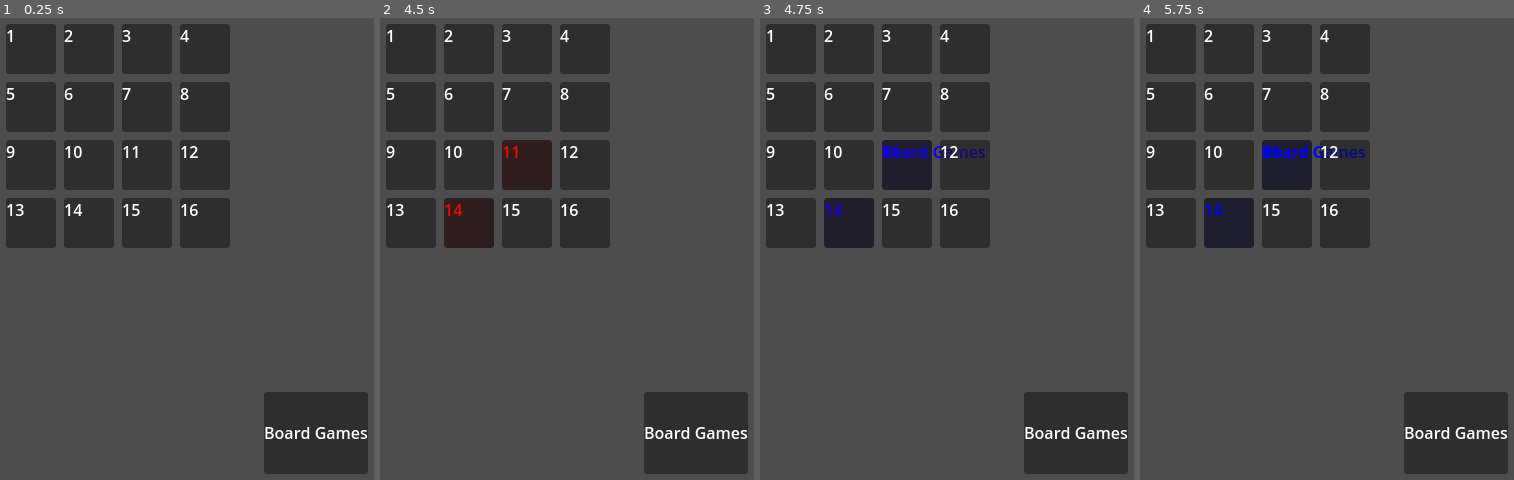
Above: before the commit, frames 1-4 (left to right).
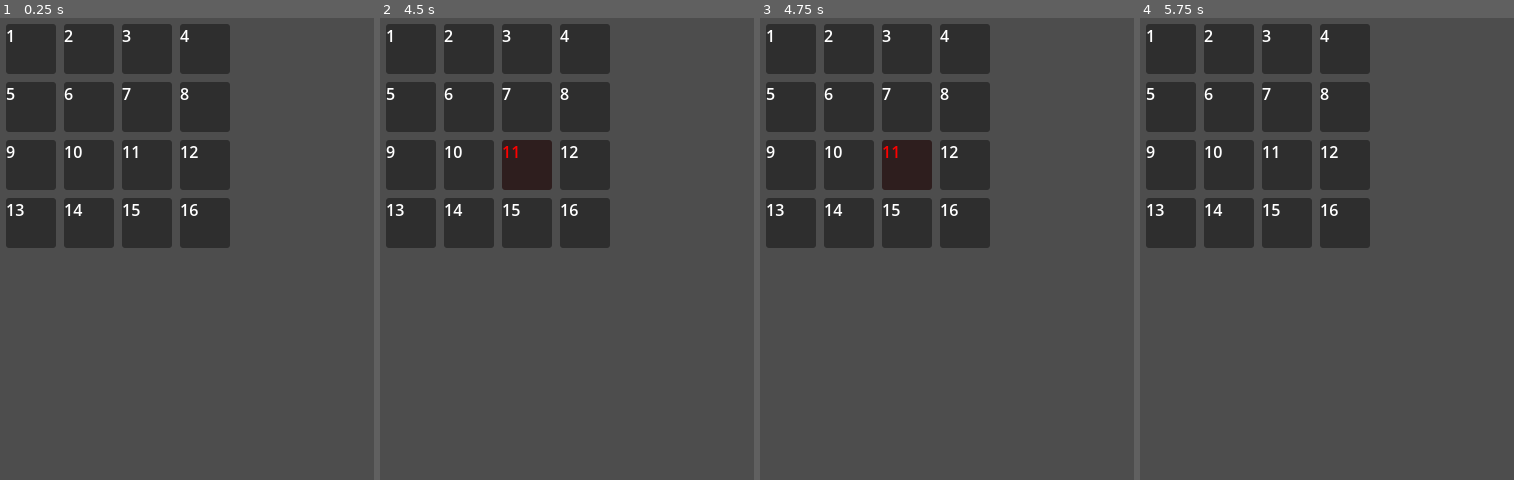
Above: after the commit, the same moments.

Repository: hardtrip-jpg/together-we-grow
Game: Godot game, scene res://schedule/schedule.tscn
Same seed, same stepped clock (60 frames per second), same inputs: the game is played once before the commit and once after it.
Inputs (mouse positions are in pixels of both pictures, inside the frame that each line leads up to):
- Up to frame 1 (0.25 s): no input
- Up to frame 2 (4.5 s): tap Enter (ui_accept) at 0.5, 1.52, 1.55, 1.82, 2, 3.02, 3.05, 3.32, 3.5 s; move the mouse to (outside the picture) at 0.52 s; hold Up 0.53-1.28 s; hold Enter (ui_accept) 0.53-1.28 s; move the mouse to (567, 276) at 1.27 s; hold Down 1.28-2.03 s; tap Tab at 1.35, 2.85, 4.35 s; move the mouse to (outside the picture) at 2.02 s; hold Enter (ui_accept) 2.03-2.78 s; hold Up 2.03-3.53 s; move the mouse to (664, 350) at 2.77 s; move the mouse to (outside the picture) at 3.52 s; hold Enter (ui_accept) 3.53-4.28 s; hold Down from 3.53 s (still down); move the mouse to (503, 179) at 4.27 s
- Up to frame 3 (4.75 s): keep holding Down; tap Enter (ui_accept) at 4.52, 4.55 s
- Up to frame 4 (5.75 s): keep holding Down; tap Enter (ui_accept) at 4.82 s; move the mouse to (1487, 253) at 5.02 s; hold Enter (ui_accept) from 5.03 s (still down)

The runs differ from the first frame. In frame 1, 4.9% of the frame differs, in the area x 70-99%, y 80-99%; in frame 2, 4.9%; in frame 3, 5.3%; in frame 4, 5.3%, in the area x 17-99%, y 27-99%.

Commit message:
gotta make big state

Diff:
--- a/schedule/schedule_manager.gd
+++ b/schedule/schedule_manager.gd
@@ -10,13 +10,11 @@
 var all_slots := []
 var can_activate := []
 
-var test : ScheduleItem
+var selected : ScheduleItem
 
 
 func _ready() -> void:
 	Console.add_command("sche", command_schedule, ["Days", "Max"], 2)
-	test = ScheduleItem.new()
-	schedule_inventory.add_child(test)
 
 func command_schedule(days: String, max_day_in_week : String) -> void:
 	init_schedule(int(days), int(max_day_in_week))
@@ -26,11 +24,9 @@
 		for x : ScheduleSlot in can_activate:
 			var event_name := ""
 			if x.pos == cur_pos:
-				event_name = test.current_name
+				event_name = selected.current_name
 			x.activate(event_name)
 			cur_map.erase(x.pos)
-
-
 
 func init_schedule(days : int, max_day_in_week : int) -> void:
 	print('Days: ', days)
@@ -87,7 +83,10 @@
 
 	var checked_pos := []
 
-	for x : Vector2 in test.positions:
+	if !selected:
+		return
+
+	for x : Vector2 in selected.positions:
 		var cur_check := pos + x
 		if cur_map.find(cur_check) == -1:
 			good = false
